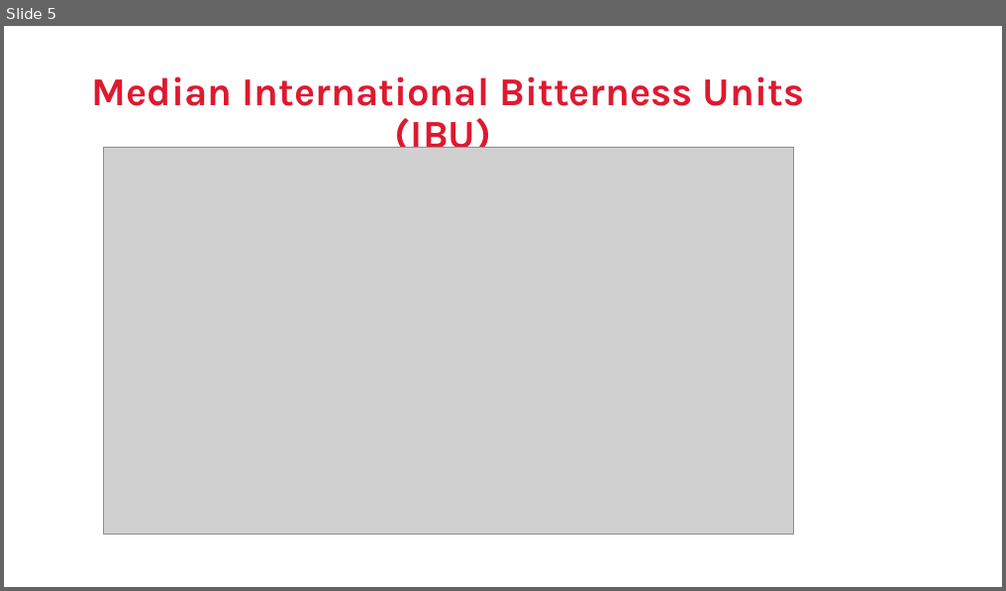
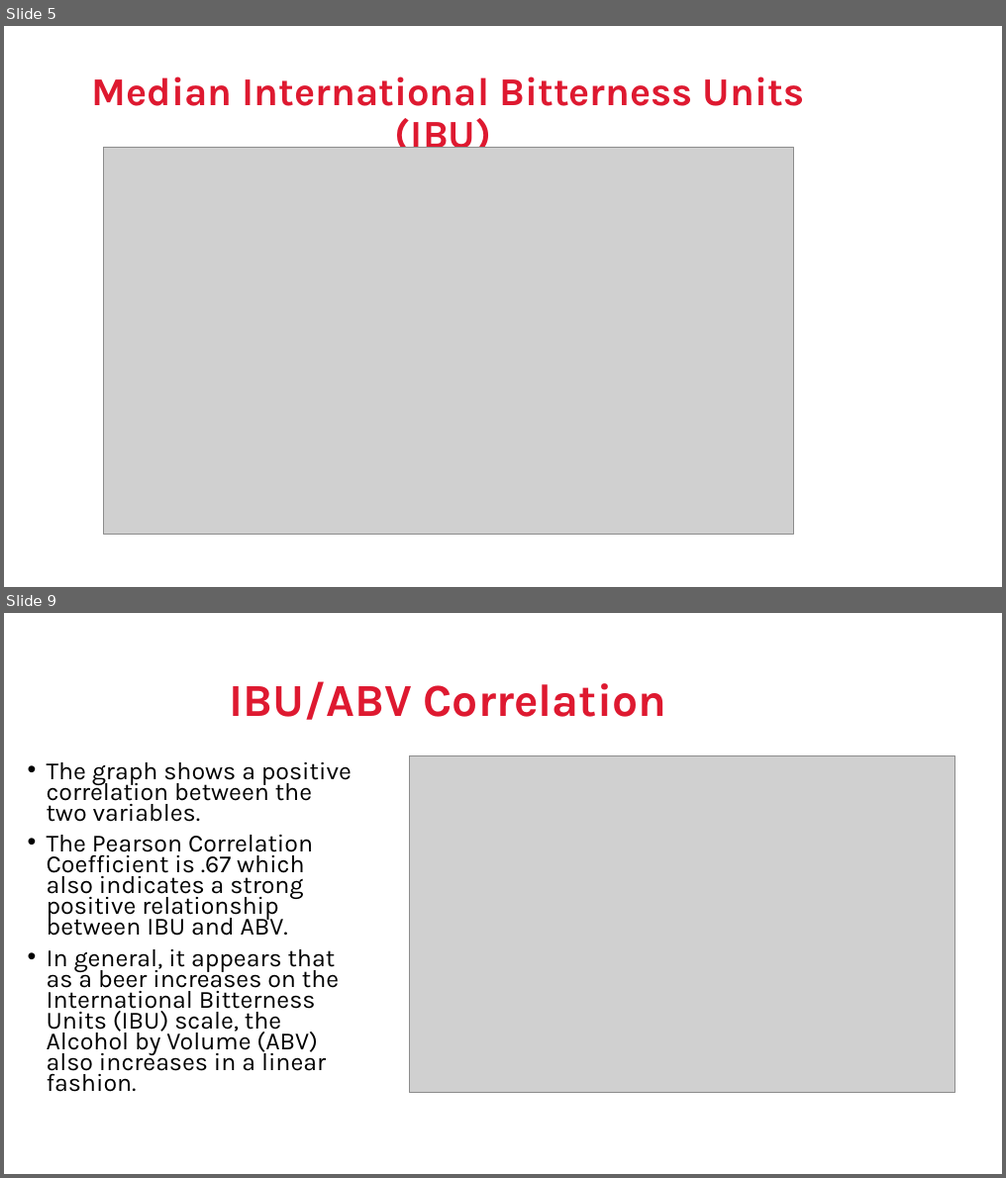
Before and after one commit to jeffnreed/DDS_Project1, a slide deck: DDS Project1 - Reed_Miller.pptx. Shown one above the other, each under a label of ours: slide 5 before the commit, slides 5 and 9 after it; the slides between them are not shown. The pictures are 1006x591 and 1006x1178 pixels, drawn with LibreOffice and Linux fonts; fonts in the diff are those of the drawing; grey boxes stand for pictures; background and template pictures are left out. Boxes give left, top, right and bottom in pixels: in the first picture for what was removed or moved away, otherwise in the second. Text is boxed around its words. In the diff, an @@ line names an element or a change of style, - is before the commit and + after.

```diff
--- a/DDS Project1 - Reed_Miller.pptx
+++ b/DDS Project1 - Reed_Miller.pptx
@@ slide 9 added at bbox=[4, 613, 1002, 1174], background picture (left out) @@
@@ title added at bbox=[230, 681, 666, 720], 44 pt, text #DE1930, bold @@
+IBU/ABV Correlation
@@ picture added at bbox=[409, 756, 954, 1093] @@
@@ text added at bbox=[47, 762, 351, 1092], 23.8 pt, text #000000 @@
+• The graph shows a positive correlation between the two variables.
+• The Pearson Correlation Coefficient is .67 which also indicates a strong positive relationship between IBU and ABV.
+• In general, it appears that as a beer increases on the International Bitterness Units (IBU) scale, the Alcohol by Volume (ABV) also increases in a linear fashion.
```
Also in this commit, not shown: 3 other slides added, 1 slide removed.
